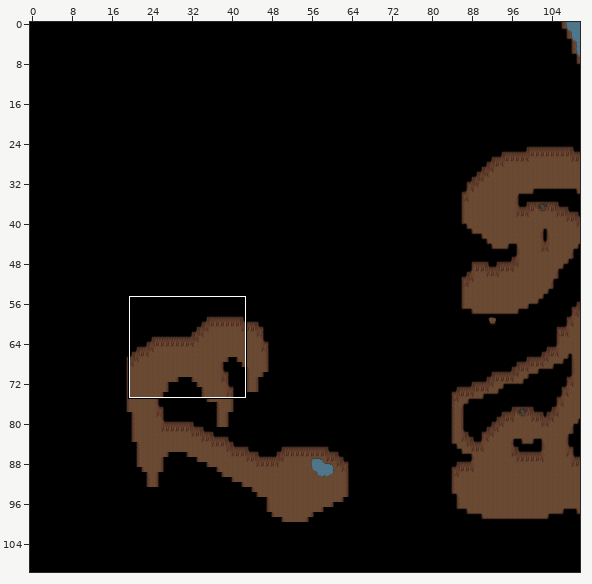
Two versions of a level (Tiled map, tmwdata/maps/008-1.tmx). The picture above shows the old version from afar; the outline marks the close-up.
Close-up. Earlier state:
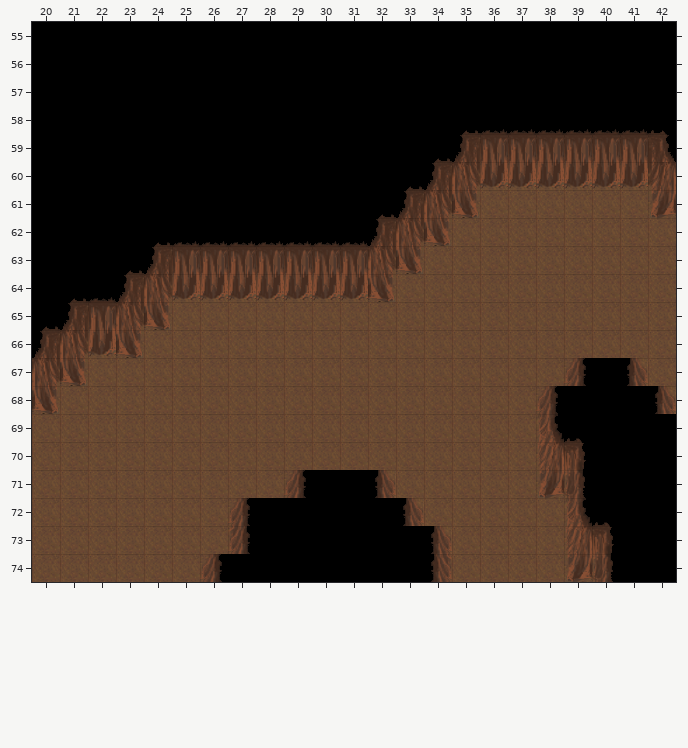
Cells are 32x32 px. Shown: x 20..42, y 55..74. The commit also changed other parts of the map, which this record leaves out.
Now the later version:
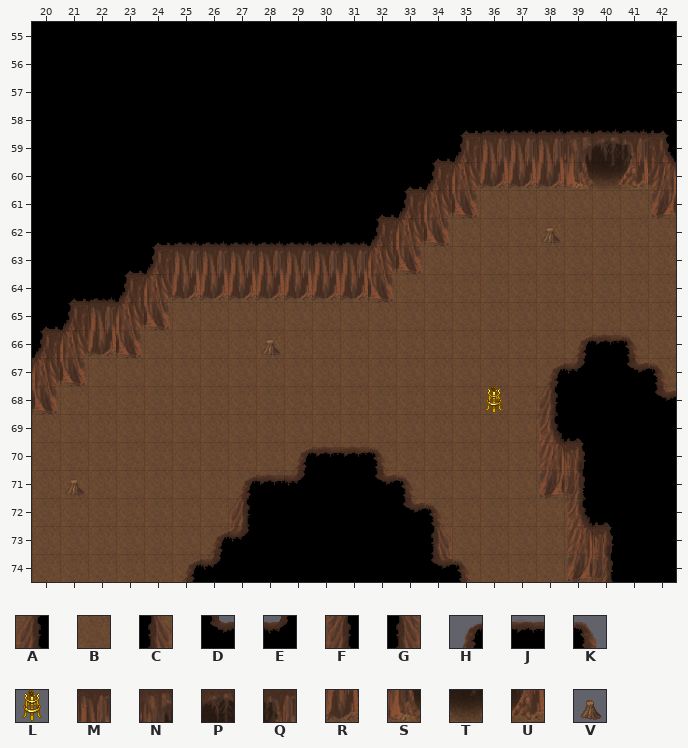
Key: from "Cave": A 3, B 4, C 5, D 8, E 9, F 19, G 21, H 22, J 23, K 24, L 25, M 52, N 61, P 62, Q 63, R 68, S 77, T 78, U 79, V 122.
_ is an empty cell, # one hidden under a higher layer, . an unchanged one.
Change:
--- layer "Ground"
@@ x 39..41 @@
-59 ###
-60 ###
+59 NPQ
+60 STU
@@ x 38..38 @@
-62 #
+62 B
@@ x 28..42 @@
-66 #..........###.
-67 ..........##.##
-68 ........#.....#
+66 B..........BBB.
+67 ..........BA.CB
+68 ........B.....C
@@ x 21..35 @@
-70 ........####...
-71 #.....###..##..
-72 ............##.
-73 .....##........
-74 ....##.......##
+70 ........BBBB...
+71 B.....BBA..CB..
+72 ............CB.
+73 .....BF........
+74 ....BA.......GB
--- layer "Ground2" (removed)
@@ x 39..41 @@
-59 MMM
-60 RRR
+59 ___
+60 ___
@@ x 38..38 @@
-62 B
+62 _
@@ x 28..42 @@
-66 B..........BBB.
-67 ..........BA.CB
-68 ........B.....C
+66 _..........___.
+67 ..........__.__
+68 ........_....._
@@ x 21..35 @@
-70 ........BBBB...
-71 B.....BBA..CB..
-72 ............CB.
-73 .....BF........
-74 ....BA.......GB
+70 ........____...
+71 _.....___..__..
+72 ............__.
+73 .....__........
+74 ....__.......__
--- layer "Fringe"
@@ x 38..38 @@
-62 _
+62 V
@@ x 28..28 @@
-66 _
+66 V
@@ x 36..36 @@
-68 _
+68 L
@@ x 21..21 @@
-71 _
+71 V
--- layer "Over"
@@ x 38..42 @@
-66 .___.
-67 __.__
-68 ...._
+66 .HJK.
+67 HE.DK
+68 ....D
@@ x 25..35 @@
-70 ....____...
-71 ..___..__..
-72 ........__.
-73 .__........
-74 __.......__
+70 ....HJJK...
+71 ..HJE..DK..
+72 ........DK.
+73 .HE........
+74 HE.......DK
